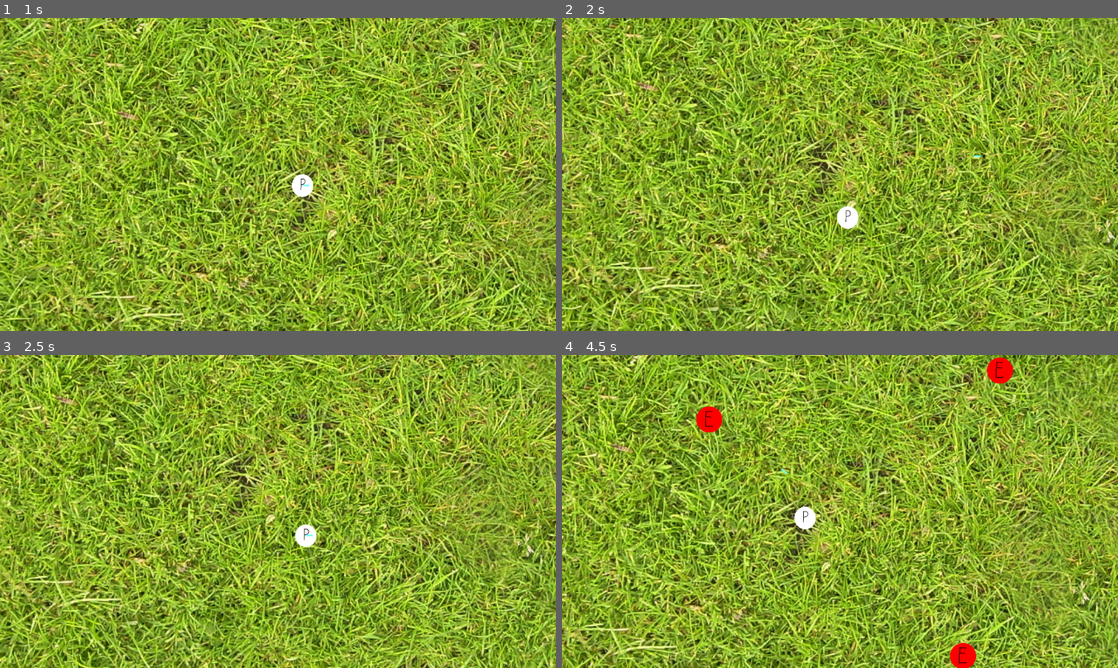
Above: before the commit, frames 1-4 (two rows, left to right).
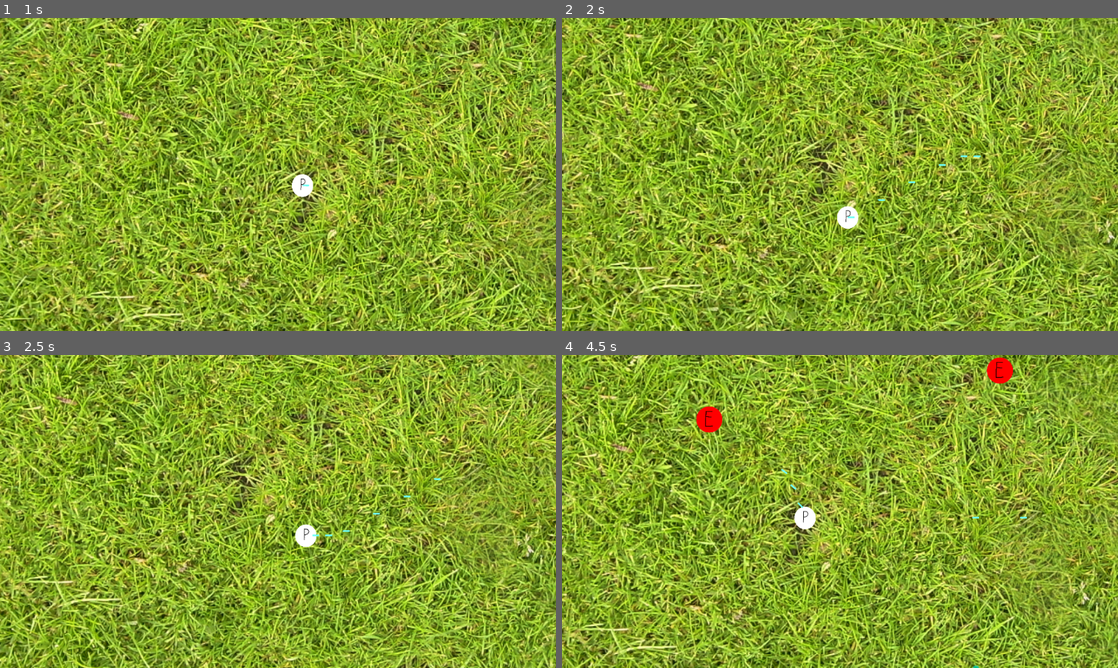
Above: after the commit, the same moments.

Repository: Josephisgr8/simple-survivors
Game: Godot game, scene res://Scenes/game.tscn
The game is run twice, just before and just after one commit, with the same random seed, the same clock (stepped at 60 frames per second) and the same inputs.
Inputs:
- Up to frame 1 (1 s): tap Enter at 0.5 s; hold D (Right) from 0.53 s (still down)
- Up to frame 2 (2 s): release D (Right) at 1.28 s; hold S (Down) from 1.28 s (still down)
- Up to frame 3 (2.5 s): release S (Down) at 2.03 s; hold D (Right) from 2.03 s (still down)
- Up to frame 4 (4.5 s): release D (Right) at 2.78 s; hold W (Up) 2.78-3.53 s; hold A (Left) from 3.53 s (still down)

Frame 1 is identical in both runs. In frame 2, less than 0.1% of the frame differs, in the area x 51-73%, y 43-64%; in frame 3, less than 0.1%; in frame 4, 0.4%, in the area x 41-84%, y 41-100%.

Commit message:
Edited README. Create classes. Added player gaining xp. Refactored xp_manager. Added signal to xpOrb.
Made changes to README to more accurately reflect the project.
Instantiated a few nodes as classes, to ensure that they specifically would be taken is as parameters as opposed to their superclass (i.e. XP_Orb instead of Sprite2D).
Player now gains XP as they pass within range of xpOrbs.
XP_Manager class has been refactored, breaking certain long functions apart into smaller methods. New methods also added for player xp gain functionality.
XP_Orb class now has signla to XP_Manager to let them know the orb itself can be deleted. This is more in-line with what enemies do with Enemy_Manager, but not sure if this will remain long-term. Seems to add more signal bloat than anything else.

Diff:
--- a/Scripts/PlayerStates/player_state_idle_alive.gd
+++ b/Scripts/PlayerStates/player_state_idle_alive.gd
@@ -7,7 +7,7 @@
 	pass # Replace with function body.
 
 func _init() -> void:
-	print("idle now init")
+	pass
 
 func move(dir):
 	direction = dir
--- a/Scripts/enemy.gd
+++ b/Scripts/enemy.gd
@@ -43,7 +43,6 @@
 
 func damageTaken(dmg, src):
 	enemyCurrentHealth -= dmg
-	print(enemyCurrentHealth, "/", enemyMaxHealth)
 	if (enemyCurrentHealth <= 0):
 		_enemyDie()
 
--- a/Scripts/enemy_manager.gd
+++ b/Scripts/enemy_manager.gd
@@ -102,5 +102,5 @@
 
 func _onEnemyDied(enemy):
 	EnemyDied.emit(enemy.global_position, enemy.xpValue)
-	enemyList.remove_at(enemyList.find(enemy))
+	enemyList.erase(enemy)
 	enemy.queue_free()
--- a/Scripts/game.gd
+++ b/Scripts/game.gd
@@ -4,9 +4,9 @@
 var mapSize := 2016
 
 
-@onready var player: CharacterBody2D = %Player
+@onready var player: Player = %Player
 @onready var enemyManager: Node = %"Enemy Manager"
-@onready var xpmanager: Node = $"XP Manager"
+@onready var xpmanager: XP_Manager = $"XP Manager"
 @onready var background: TileMapLayer = $Background
 
 # Called when the node enters the scene tree for the first time.
@@ -17,12 +17,13 @@
 	enemyManager.PlayerIsBeingHit.connect(_onPlayerIsBeingHit)
 	enemyManager.EnemyDied.connect(_onEnemyDied)
 
-	background.set
+	xpmanager.XP_Absorbed.connect(func(rawVal: int): player.gainXp(rawVal))
 
 
 # Called every frame. 'delta' is the elapsed time since the previous frame.
-#func _process(delta: float) -> void:
-	#pass
+func _process(delta: float) -> void:
+	xpmanager.updatePlayerInfo(player.global_position, player.xpPickupRange * player.xpPickupRangeMult)
+	pass
 
 
 func _onReadyForTarget(rng):
--- a/Scripts/missile_manager.gd
+++ b/Scripts/missile_manager.gd
@@ -9,7 +9,7 @@
 
 #missile base stats
 var projectileSpeed := 350.0
-var castSpeed := 1.5
+var castSpeed := 0.2
 var projectileDamage := 5
 var castRange := 450.0
 var penetrationValue := 1
--- a/Scripts/player.gd
+++ b/Scripts/player.gd
@@ -1,4 +1,5 @@
 extends CharacterBody2D
+class_name Player
 
 #signals
 signal ReadyForTarget(range)
@@ -12,6 +13,7 @@
 var invincibilityDurationSecs := 1.0
 var currentXP: int = 0
 var xpToLevel: int = 100
+var xpPickupRange := 100.0
 
 #attack stat multipliers
 var damageMult := 1.0
@@ -21,6 +23,7 @@
 var projectileSpeedMult := 1.0
 var xpMult := 1.0
 var xpToLevelMult := 1.0
+var xpPickupRangeMult := 1.0
 
 
 #player flags
@@ -43,8 +46,6 @@
 
 	var movementDirection = Input.get_vector("Left", "Right", "Up", "Down")
 	player_state_manager.move(movementDirection)
-
-
 
 	#old movement
 
@@ -86,6 +87,9 @@
 	#scan the area in range, select an enemy, and fire at them
 	ReadyForTarget.emit(rng)
 
+func gainXp(val: int):
+	currentXP += val * xpMult
+	print("total xp: ", currentXP)
 
 func fireMissile(xLoc, yLoc):
 	missile_manager.createMissile(global_position.x, global_position.y, xLoc, yLoc)
--- a/Scripts/xp_manager.gd
+++ b/Scripts/xp_manager.gd
@@ -1,13 +1,25 @@
 extends Node
+class_name XP_Manager
+
 const XpBlueprint: PackedScene = preload("res://Scenes/xp_orb.tscn")
 
+#signals
+signal XP_Absorbed
+
+
+
 var xpOrbList: Array[Sprite2D]
+var xpOrbsToDelete: Array[Sprite2D]
+
+
+var playerPosition: Vector2 # It ends up being better for this node to hold this data, since orbs need it for the magnetized effect
+var playerPickupRange: float
 
 #var xpOrbCombinationValue := 5
 var xpOrbBaseScale := 2.0
 var xpOrbCombinationRange := 100
 var xpOrbGrowthFactor := 0.05 #how much an xp orb will scale in size per xpValue it is
-var xpOrbCombineWaitSecs := 0.2
+var xpOrbCombineWaitSecs := 2.0
 
 @onready var xp_orb_combine_wait: Timer = $"XP Orb Combine Wait"
 
@@ -20,6 +32,8 @@
 
 # Called every frame. 'delta' is the elapsed time since the previous frame.
 func _process(delta: float) -> void:
+	_removeXpOrbs()
+	getXpOrbsInRange(playerPosition, playerPickupRange)
 	pass
 
 func spawnXP(pos, val):
@@ -28,36 +42,52 @@
 
 func _createXpOrb(pos, val):
 	for i in range(val):
-		var newXp = XpBlueprint.instantiate()
+		var newXp: XP_Orb = XpBlueprint.instantiate()
 		newXp.global_position = pos
 		newXp.resize(xpOrbBaseScale, xpOrbGrowthFactor)
 		newXp.global_scale = Vector2(xpOrbBaseScale, xpOrbBaseScale)
 		newXp.xpValue = val
+		newXp.DeleteOrb.connect(func(orb: XP_Orb): xpOrbsToDelete.append(orb)) # lambda function, very fancy. Way to create quick functions on the fly, usually for a specific call.
 		xpOrbList.append(newXp)
 		add_child(newXp)
 	pass
+
+func _removeXpOrbs():
+	for orb in xpOrbsToDelete:
+		xpOrbList.erase(orb) #CAN CAUSE BOTTLENECK IF MANY ORBS PRESENT. SWITCH TO HASHMAP DELETION IF NECESSARY.
+		xpOrbsToDelete.erase(orb) #CAN CAUSE BOTTLENECK IF MANY ORBS PRESENT. SWITCH TO HASHMAP DELETION IF NECESSARY.
+		orb.queue_free()
+
+func _mergeOrbs(orb1: XP_Orb, orb2: XP_Orb):
+	orb1.xpValue += orb2.xpValue
+	orb1.resize(xpOrbBaseScale, xpOrbGrowthFactor)
+	xpOrbsToDelete.append(orb2)
+
+func getUpdatedXpOrbHashMap(cellSize: float) -> Dictionary:
+	var hashMap: Dictionary
+	for orb in xpOrbList:
+		#if the orb is already suppose to be gone, skip it
+		if !is_instance_valid(orb):
+			continue
+		var cell: Vector2i = Vector2i(floori(orb.global_position.x/cellSize), floori(orb.global_position.y/cellSize))
+		#if the hashmap doesn't have the key (grid coordinate vector), then create it and append the current orb to the array
+		if !hashMap.has(cell):
+			hashMap[cell] = [] as Array[Sprite2D]
+		hashMap[cell].append(orb)
+	return hashMap
 
 
 func _on_xp_orb_combine_wait_timeout() -> void:
 	if (xpOrbList.size() <= 1):
 		return
 
-	var xpOrbHashMap: Dictionary
+	var xpOrbHashMap: Dictionary = getUpdatedXpOrbHashMap(xpOrbCombinationRange)
 	var xpOrbCombinationRangeSquared = xpOrbCombinationRange * xpOrbCombinationRange #using this with .distance_squared_to is apparently much more efficient than regular distance and .distance_to()
 
-	for orb in xpOrbList:
-		var gridCoords: Vector2i = Vector2i(floori(orb.global_position.x/xpOrbCombinationRange), floori(orb.global_position.y/xpOrbCombinationRange))
-		#if the hashmap doesn't have the key (grid coordinate vector), then create it and append the current orb to the array
-		if !xpOrbHashMap.has(gridCoords):
-			xpOrbHashMap[gridCoords] = [] as Array[Sprite2D]
-		xpOrbHashMap[gridCoords].append(orb)
-
-	#create array to delete orbs after, as we don't want to modify a list mid-loop of that list
-	var orbsToDelete: Array[Sprite2D]
 	#loop through each grid coord
 	for gridCell1 in xpOrbHashMap:
 		var currentOrbs: Array[Sprite2D] = xpOrbHashMap[gridCell1]
-		#loop through the neigghbouring cells
+		#loop through the neighboring cells
 		for xCoord in range(-1, 2, 1):
 			for yCoord in range(-1, 2, 1):
 				var gridCell2: Vector2i = gridCell1 + Vector2i(xCoord, yCoord)
@@ -72,14 +102,45 @@
 						if currOrb == neighborOrb:
 							continue
 						#also if either of these orbs are already marked for delete, skip it
-						if orbsToDelete.has(currOrb) or orbsToDelete.has(neighborOrb):
+						if xpOrbsToDelete.has(currOrb) or xpOrbsToDelete.has(neighborOrb):
 							continue
 						if currOrb.global_position.distance_squared_to(neighborOrb.global_position) <= xpOrbCombinationRangeSquared:
-							currOrb.xpValue += neighborOrb.xpValue
-							currOrb.resize(xpOrbBaseScale, xpOrbGrowthFactor)
-							orbsToDelete.append(neighborOrb)
+							_mergeOrbs(currOrb, neighborOrb)
 							#if the currentOrb is already on the delete list, we don't need to check its neighbors
 							break
-	for orb in orbsToDelete:
-		xpOrbList.erase(orb)
-		orb.queue_free()
+
+
+func getXpOrbsInRange(pos: Vector2, rng: float) -> void:
+	var rangeSquared = rng * rng #for performance reasons
+
+	#determine the cell range to check
+	var cellBoundLower: Vector2i = Vector2i(floori((pos.x - rng)/xpOrbCombinationRange), floori((pos.y - rng)/xpOrbCombinationRange))
+	var cellBoundUpper: Vector2i = Vector2i(floori((pos.x + rng)/xpOrbCombinationRange), floori((pos.y + rng)/xpOrbCombinationRange))
+
+	#get updated hashmap
+	var hashMap: Dictionary = getUpdatedXpOrbHashMap(xpOrbCombinationRange)
+
+	#loop through nearby cells and check each orb if they are in range
+	for xCoord in range(cellBoundLower.x, cellBoundUpper.x + 1):
+		for yCoord in range(cellBoundLower.y, cellBoundUpper.y + 1):
+			var currCell: Vector2i = Vector2i(xCoord,yCoord)
+			#check if the current cell exists in the hashmap
+			if !hashMap.has(currCell):
+				continue
+			for orb: XP_Orb in hashMap[currCell]:
+				if orb.global_position.distance_squared_to(pos) <= rangeSquared:
+					#if xp is in range
+					_awardXp(orb)
+					orb.deleteOrb()
+	#THIS FUNCTION WILL SEND THE ORBS TO MAGNET MODE, CONTROLLED BY THIS MANAGER. SINCE IT HAS CONTROLL, IT KNOWS WHEN THE XP REACHES THE PLAYER. AT THAT POINT IT WILL DELETE THEE XP,
+	# AND EMIT A SIGNAL TO LET THE PLAYER KNOW HOW MUCH RAW XP THEY GOT
+	#ONCE THE ORBS REACH THE PLAYER, DO THIS^^^ THEN DELETE THEM
+
+
+func _awardXp(orb: XP_Orb):
+	XP_Absorbed.emit(orb.xpValue)
+
+
+func updatePlayerInfo(pos: Vector2, rng: float):
+	playerPosition = pos
+	playerPickupRange = rng
--- a/Scripts/xp_orb.gd
+++ b/Scripts/xp_orb.gd
@@ -1,4 +1,9 @@
 extends Sprite2D
+class_name XP_Orb
+
+#signals
+signal DeleteOrb
+
 
 var xpValue: int #This is the total xp value of the orb, and is used to increase the size of the orb.
 
@@ -15,3 +20,6 @@
 func resize(baseScale, addScale) -> void:
 	var totScale: float = (xpValue * addScale) + baseScale
 	global_scale = Vector2(totScale, totScale)
+
+func deleteOrb() -> void:
+	DeleteOrb.emit(self)
Not shown, changed: README.md
